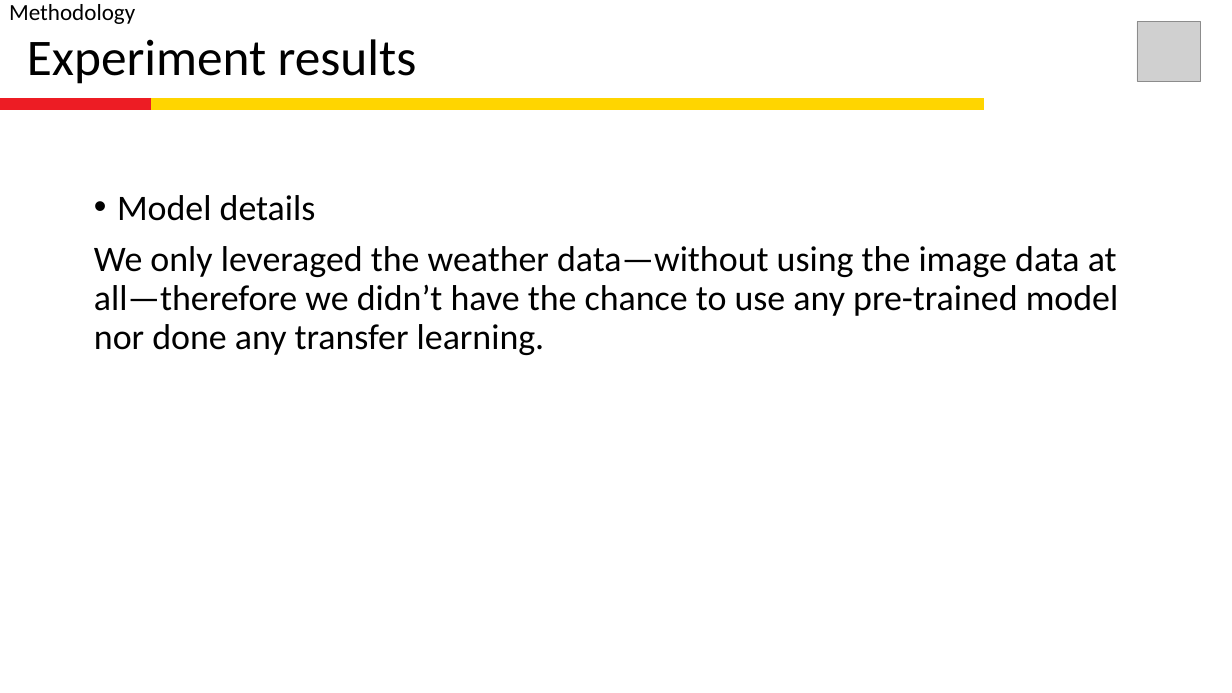
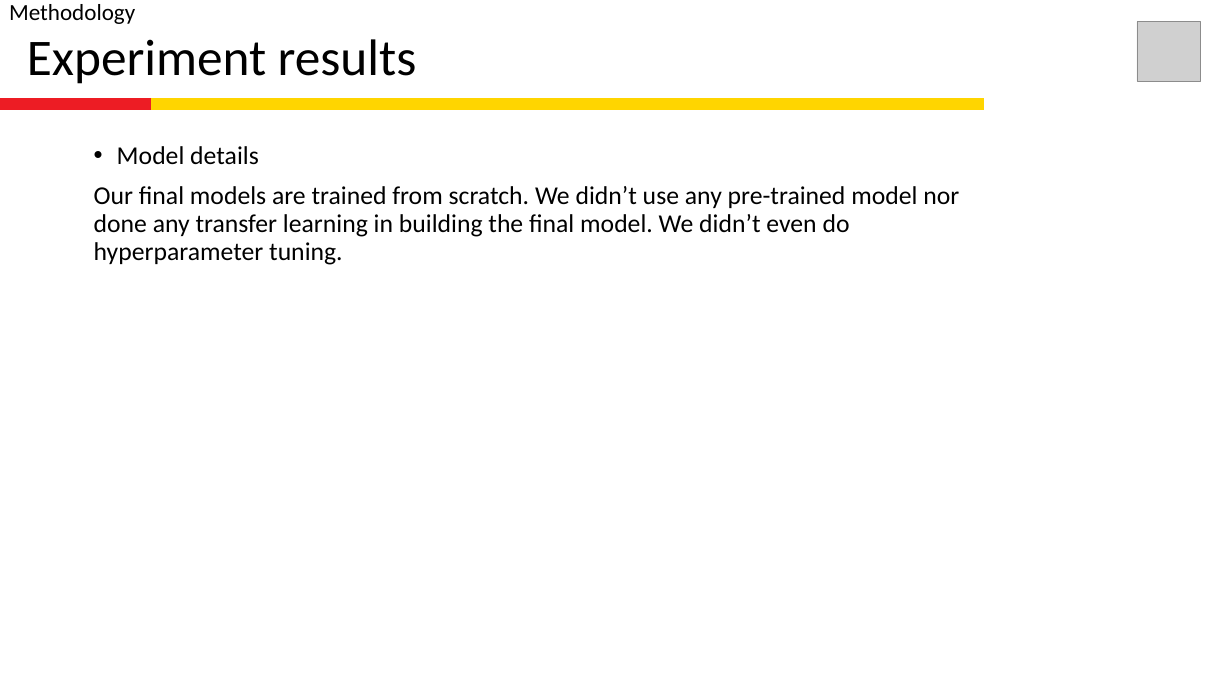
Before and after one commit to paramudya/alexandra-for-shellai, a slide deck: slide 6 of alexandra_pitch-stage1-v1.pptx (slide 5 before the commit). Drawn at 1232x693 pixels with LibreOffice and Linux fonts; fonts in the diff are those of the drawing; grey boxes stand for pictures; background and template pictures are left out. Boxes give left, top, right and bottom in pixels: in the first picture for what was removed or moved away, otherwise in the second. Text is boxed around its words. In the diff, an @@ line names an element or a change of style, - is before the commit and + after.

```diff
--- a/alexandra_pitch-stage1-v1.pptx
+++ b/alexandra_pitch-stage1-v1.pptx
@@ rectangle: place and size @@
-rectangle at <box>0,104,1232,625</box>
+rectangle at <box>0,104,1232,693</box>
@@ text "Model details": place and size @@
-text "Model details" at <box>94,195,1119,355</box>
+text "Model details" at <box>94,146,959,265</box>
@@ text at <box>117,146,259,165</box>: size 28 to 20 pt in "Model details" @@
@@ text at <box>94,186,959,265</box>: text changed; size 28 to 20 pt @@
-We only leveraged the weather data—without using the image data at all—therefore we didn’t have the chance to use any pre-trained model nor done any transfer learning.
+Our final models are trained from scratch. We didn’t use any pre-trained model nor done any transfer learning in building the final model. We didn’t even do hyperparameter tuning.
```
Also in this commit, not shown: 6 other slides changed, 2 slides added, 1 other file.
